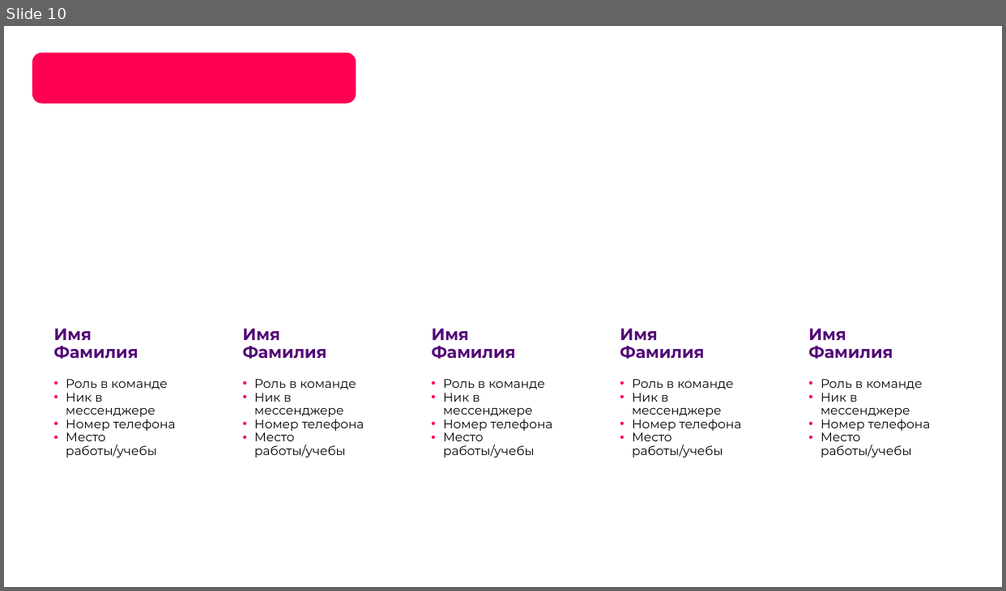
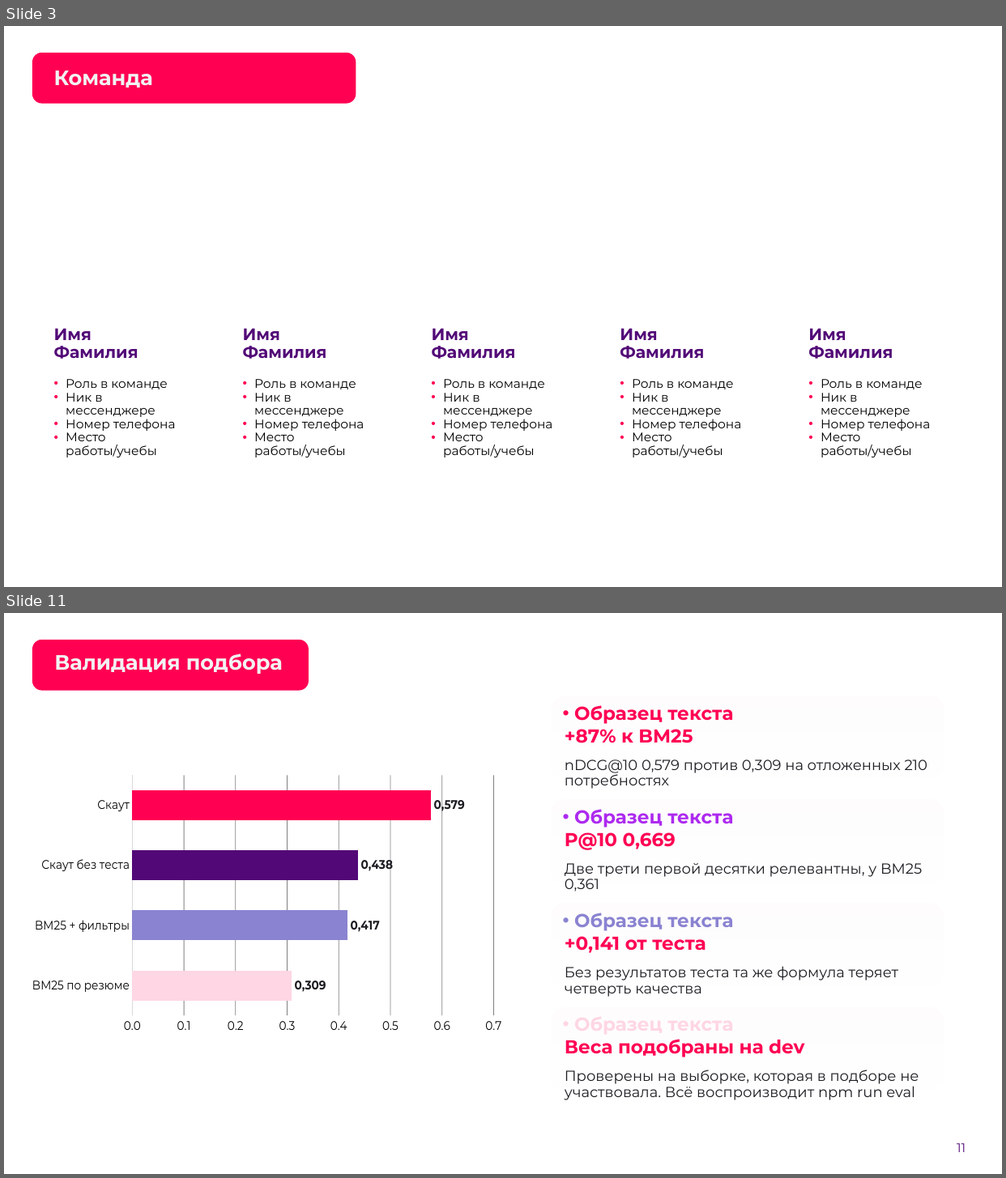
Before and after one commit to Egor2809/fsp-scout, a slide deck: docs/scout-presentation.pptx. Shown one above the other, each under a label of ours: slide 10 before the commit, slides 3 and 11 after it; the slides between them are not shown. The pictures are 1006x591 and 1006x1178 pixels, drawn with LibreOffice and Linux fonts; fonts in the diff are those of the drawing; background and template pictures are left out. Boxes give left, top, right and bottom in pixels: in the first picture for what was removed or moved away, otherwise in the second. Text is boxed around its words. In the diff, an @@ line names an element or a change of style, - is before the commit and + after.

```diff
--- a/docs/scout-presentation.pptx
+++ b/docs/scout-presentation.pptx
@@ slide 11 added at bbox=[4, 613, 1002, 1174], background picture (left out) @@
@@ rounded rectangle added at bbox=[32, 639, 309, 690], fill #FF0053 @@
@@ title added at bbox=[54, 653, 283, 674], 20 pt, text #F2F2F2, bold @@
+Валидация подбора
@@ bar chart added at bbox=[32, 730, 503, 1090] @@
+categories: BM25 по резюме, BM25 + фильтры, Скаут без теста, Скаут
+Series 1: 0.31, 0.42, 0.44, 0.58
@@ text added at bbox=[565, 729, 692, 743], 18 pt, text #FF0053, bold @@
++87% к BM25
@@ text added at bbox=[565, 760, 928, 789], 14 pt, text #1C1D22 @@
+nDCG@10 0,579 против 0,309 на отложенных 210 потребностях
@@ text added at bbox=[565, 833, 675, 850], 18 pt, text #FF0053, bold @@
+P@10 0,669
@@ text added at bbox=[565, 863, 922, 892], 14 pt, text #1C1D22 @@
+Две трети первой десятки релевантны, у BM25 0,361
@@ text added at bbox=[565, 936, 706, 953], 18 pt, text #FF0053, bold @@
++0,141 от теста
@@ text added at bbox=[565, 966, 898, 997], 14 pt, text #1C1D22 @@
+Без результатов теста та же формула теряет четверть качества
@@ text added at bbox=[565, 1039, 804, 1058], 18 pt, text #FF0053, bold @@
+Веса подобраны на dev
@@ text added at bbox=[565, 1070, 918, 1101], 14 pt, text #1C1D22 @@
+Проверены на выборке, которая в подборе не участвовала. Всё воспроизводит npm run eval
@@ page number added at bbox=[957, 1144, 965, 1152], 12 pt, text #520977 @@
+11
@@ what was slide 10 is now slide 3 @@
@@ slide 3 changed as well @@
@@ title added at bbox=[54, 71, 153, 88], 20 pt, text #F2F2F2, bold @@
+Команда
```
Also in this commit, not shown: 2 other slides changed, 11 other slides added, 8 slides removed, 2 other files.
